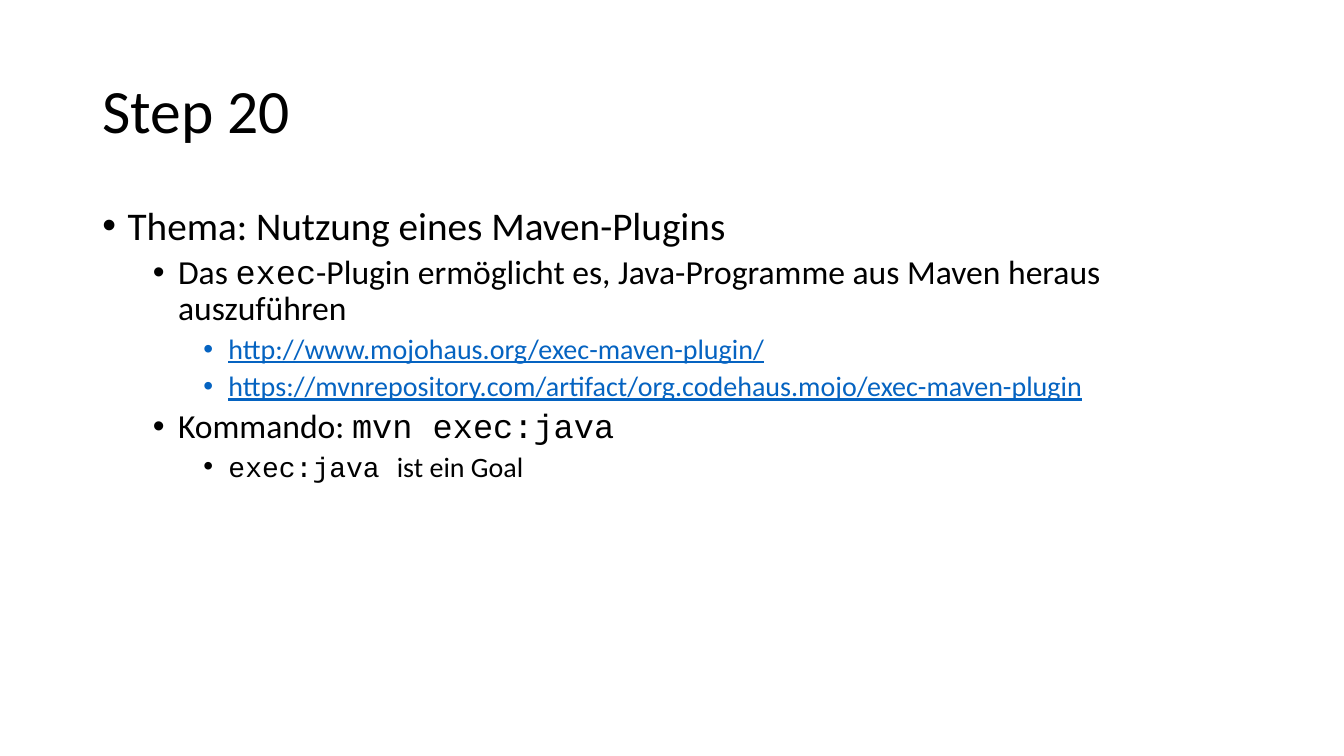
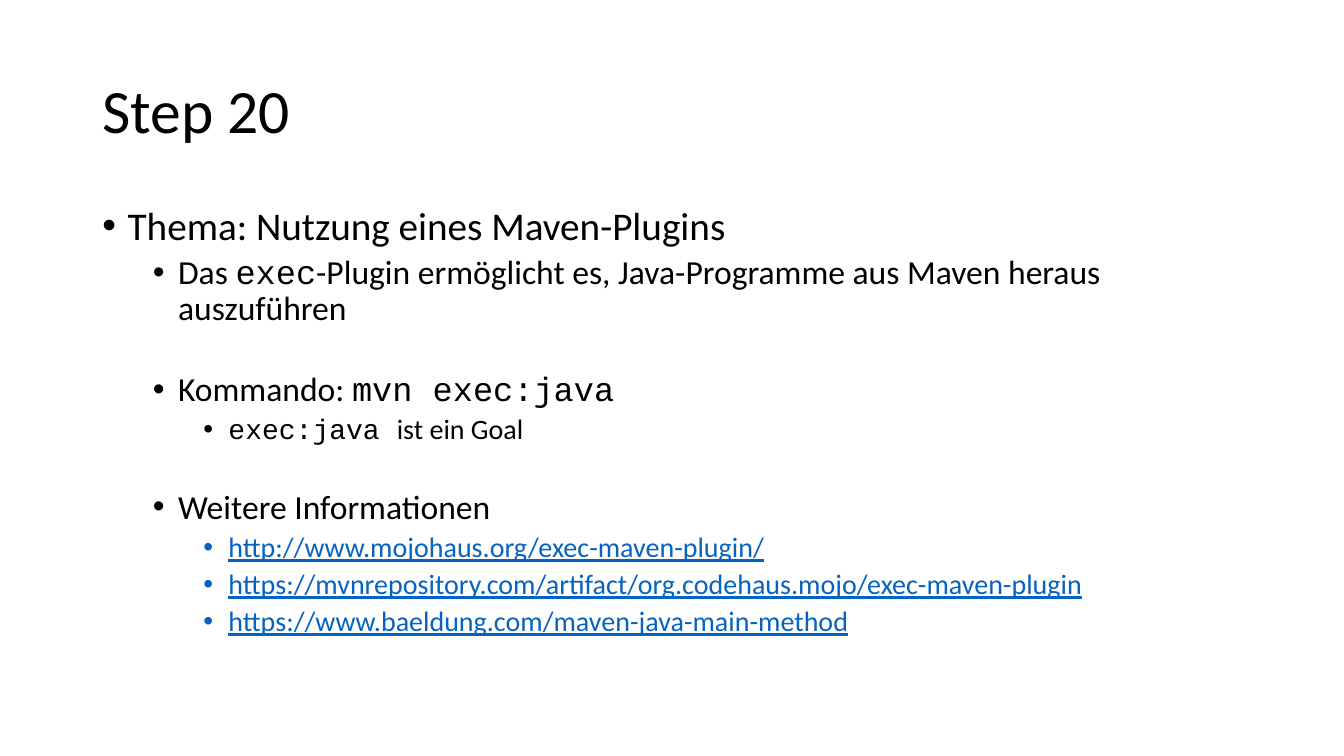
Before and after one commit to igeldo/PR4-SoSe23, a slide deck: slide 16 of Java-Starter.pptx (slide 17 before the commit). Drawn at 1344x756 pixels with LibreOffice and Linux fonts; fonts in the diff are those of the drawing. Boxes give left, top, right and bottom in pixels: in the first picture for what was removed or moved away, otherwise in the second. Text is boxed around its words. In the diff, an @@ line names an element or a change of style, - is before the commit and + after.

Commit message:
update documentation (up to step 0055)

```diff
--- a/Java-Starter.pptx
+++ b/Java-Starter.pptx
@@ text at <box>178,376,615,520</box>: paragraphs added @@
+  • Kommando: mvn exec:java
+    • exec:java ist ein Goal
+  • Weitere Informationen
@@ text at <box>228,611,848,636</box>: text changed; size 24 to 20 pt; font Courier New to Calibri; text colour #000000 to #0563C1 @@
-  • Kommando: mvn exec:java
-    • exec:java ist ein Goal
+    • https://www.baeldung.com/maven-java-main-method
```
Also in this commit, not shown: 4 other slides changed, 8 slides added, 1 slide removed.
